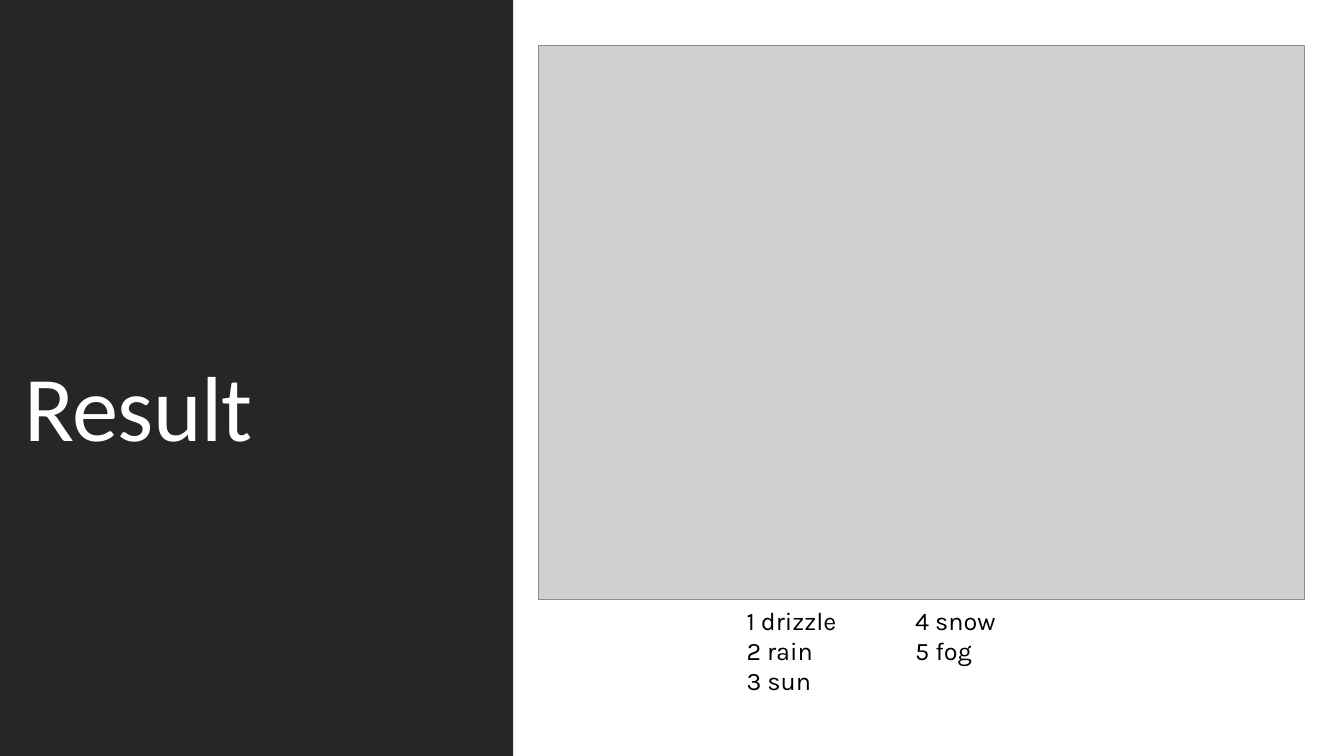
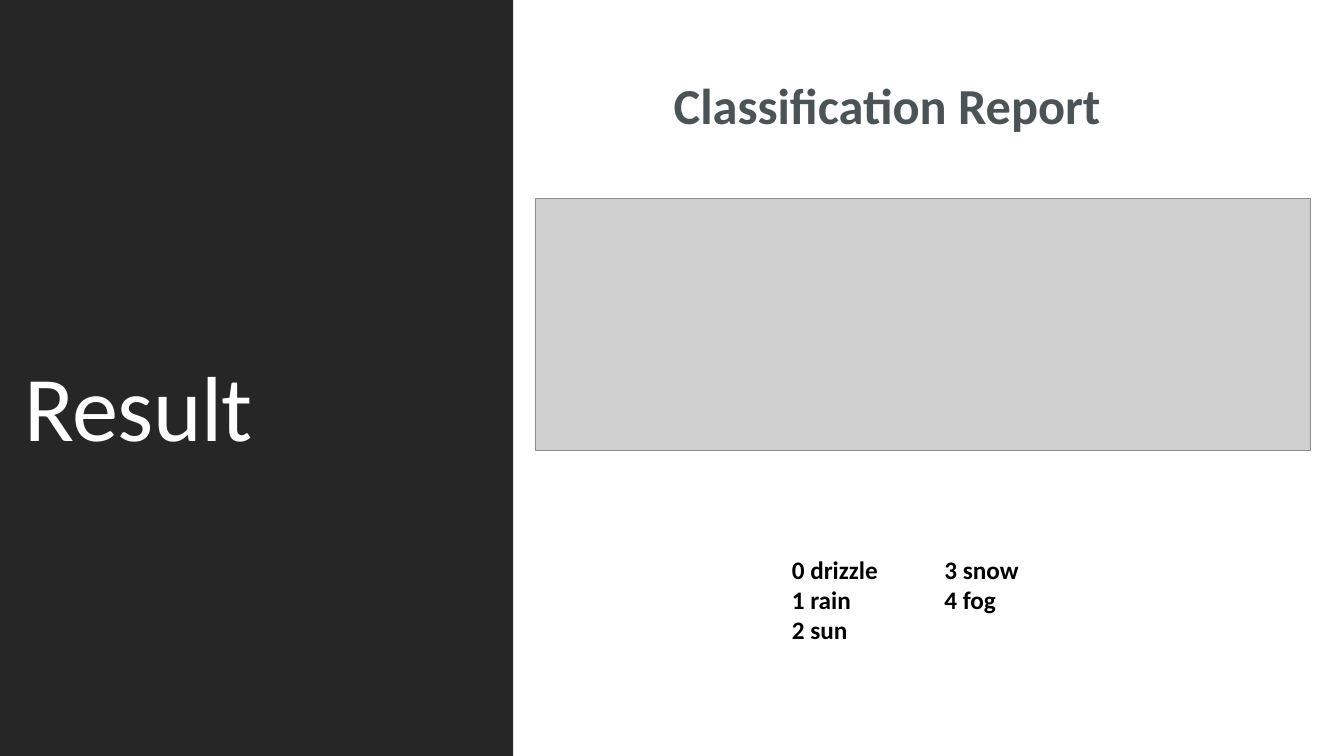
Before and after one commit to chakree254/ProjectML, a slide deck: slide 8 of การทำนายสภาพอากาศด้วย Linear Regression.pptx (slide 7 before the commit). Drawn at 1344x756 pixels with LibreOffice and Linux fonts; fonts in the diff are those of the drawing; grey boxes stand for pictures. Boxes give left, top, right and bottom in pixels: in the first picture for what was removed or moved away, otherwise in the second. Text is boxed around its words. In the diff, an @@ line names an element or a change of style, - is before the commit and + after.

```diff
--- a/การทำนายสภาพอากาศด้วย Linear Regression.pptx
+++ b/การทำนายสภาพอากาศด้วย Linear Regression.pptx
@@ picture removed at [539, 45, 1306, 600] @@
@@ text added at [674, 88, 1100, 132], 36 pt, text #4A5356, bold @@
+Classification Report
@@ picture added at [535, 199, 1311, 451] @@
@@ text at [792, 561, 877, 640]: text changed; font Karla to Calibri; bold on @@
-1 drizzle
-2 rain
-3 sun
+0 drizzle
+1 rain
+2 sun
@@ text at [944, 562, 1019, 614]: text changed; font Karla to Calibri; bold on @@
-4 snow
-5 fog
+3 snow
+4 fog
```
Also in this commit, not shown: 3 other slides changed, 3 slides added, 2 slides removed, 4 other files.
